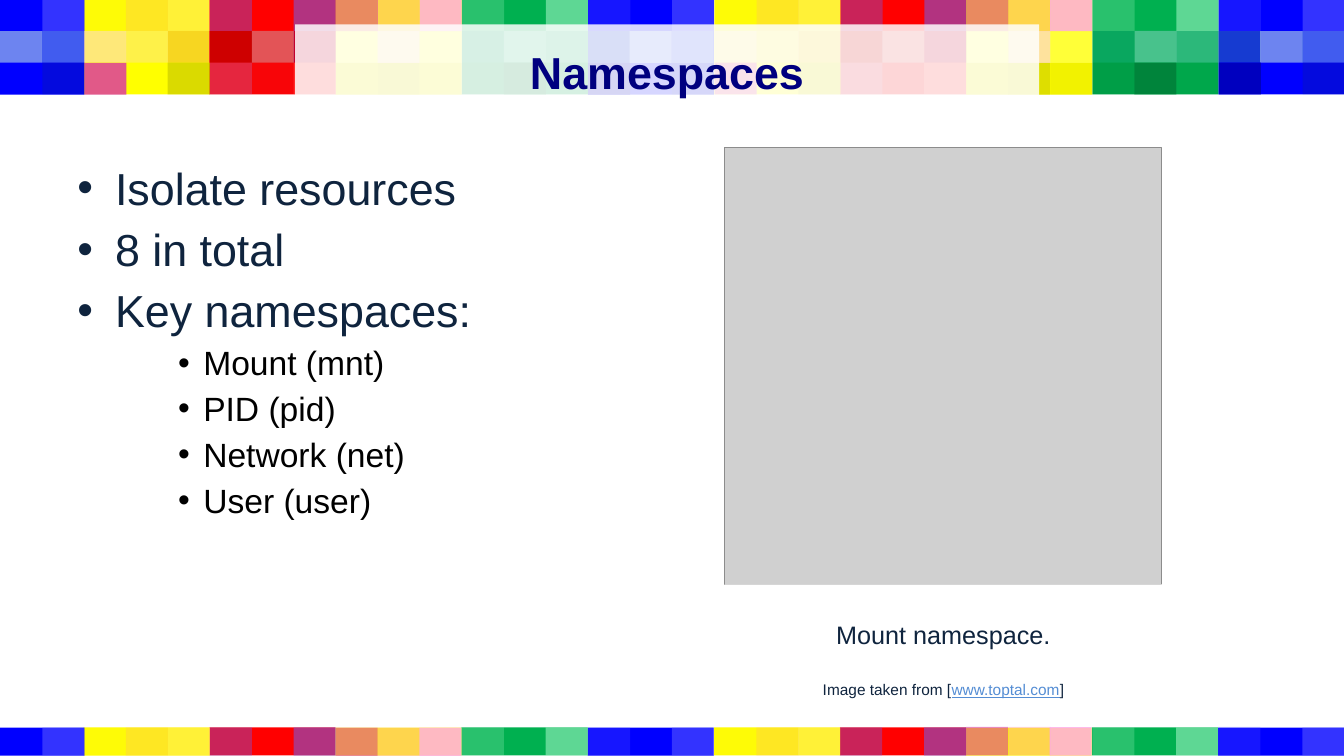
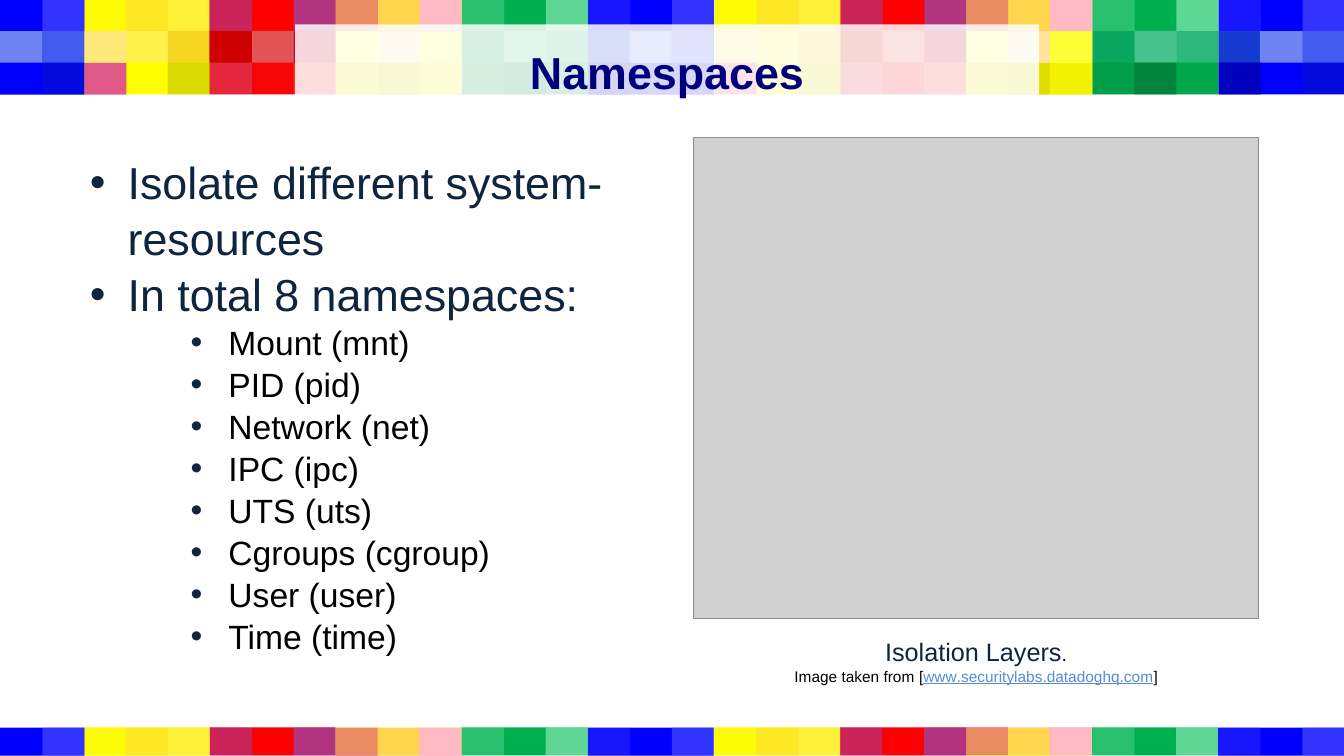
Before and after one commit to davunt01/CSaN-Container-Security, a slide deck: slide 8 of Presentation1.pptx. Drawn at 1344x756 pixels with LibreOffice and Linux fonts; fonts in the diff are those of the drawing; grey boxes stand for pictures. Boxes give left, top, right and bottom in pixels: in the first picture for what was removed or moved away, otherwise in the second. Text is boxed around its words. In the diff, an @@ line names an element or a change of style, - is before the commit and + after.

Commit message:
Added slides for Namespaces

```diff
--- a/Presentation1.pptx
+++ b/Presentation1.pptx
@@ picture: place and size @@
-picture at <box>725,148,1162,585</box>
+picture at <box>694,138,1259,618</box>
@@ text at <box>128,166,603,320</box>: text changed @@
-• Isolate resources
-• 8 in total
-• Key namespaces:
+• Isolate different system-resources
+• In total 8 namespaces:
@@ text at <box>228,330,430,614</box>: indent changed; line spacing 1.15 to 1.05; bullet colour #000000 to #0F243E @@
@@ text at <box>228,456,490,572</box>: paragraphs added @@
+    • IPC (ipc)
+    • UTS (uts)
+    • Cgroups (cgroup)
@@ text "Isolation Layers.": place and size @@
-text "Isolation Layers." at <box>725,585,1163,704</box>
+text "Isolation Layers." at <box>794,642,1158,685</box>
@@ text at <box>228,624,397,656</box>: paragraph added @@
+    • Time (time)
@@ text at <box>794,642,1158,685</box>: text changed; text colour #0F243E to #548DD4 @@
-Mount namespace.
-Image taken from [www.toptal.com]
+Isolation Layers.
+Image taken from [www.securitylabs.datadoghq.com]
```
Also in this commit, not shown: 2 other slides changed, 4 slides added.
